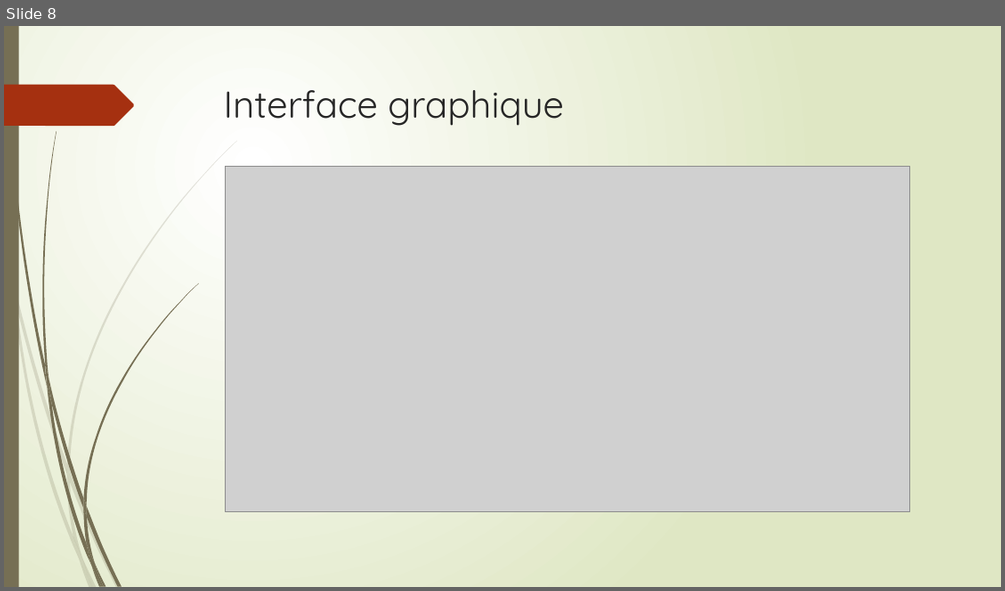
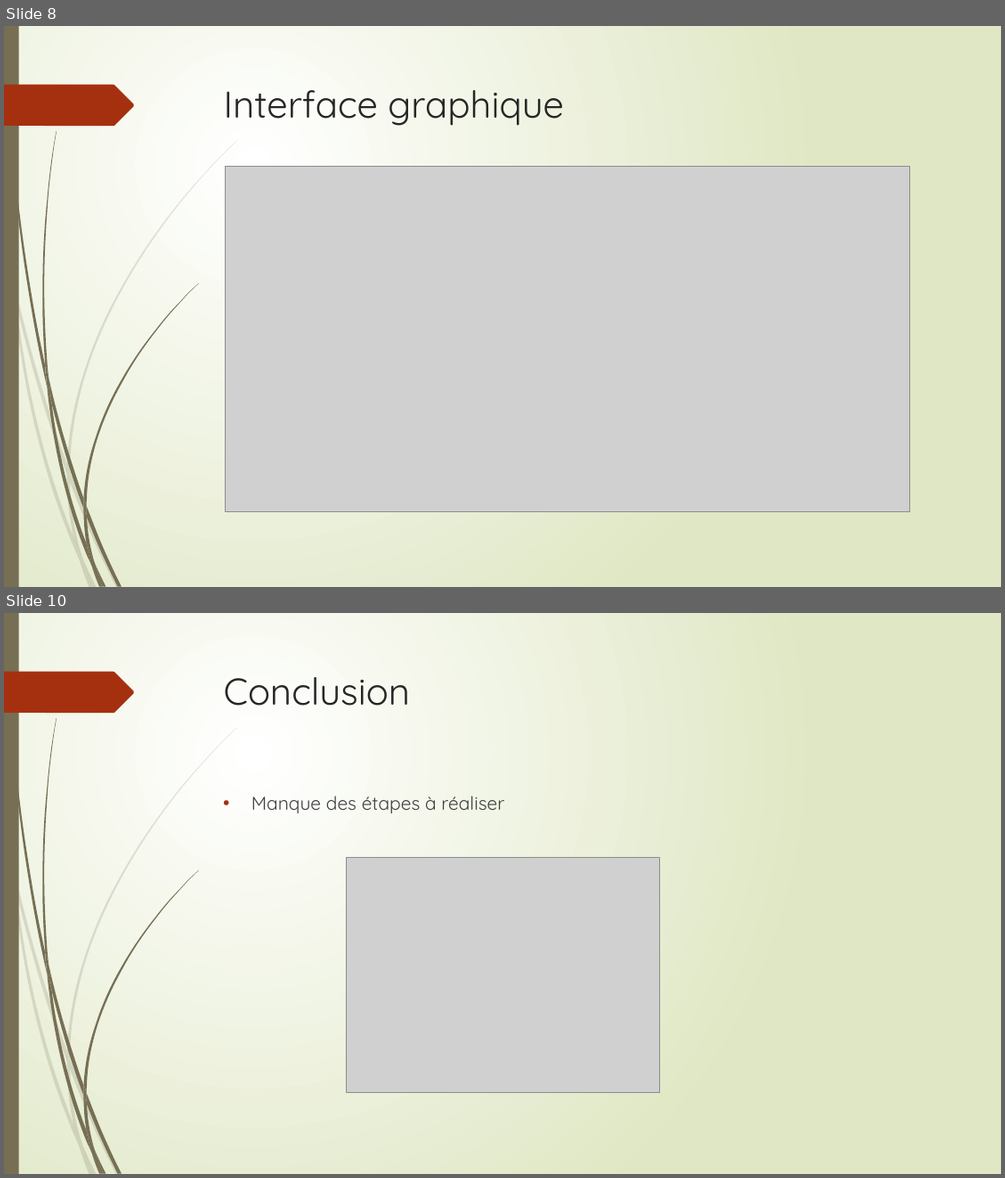
Before and after one commit to alexgwadou/projetB13, a slide deck: Projet Internet des Objets.pptx. Shown one above the other, each under a label of ours: slide 8 before the commit, slides 8 and 10 after it; the slides between them are not shown. The pictures are 1005x591 and 1005x1178 pixels, drawn with LibreOffice and Linux fonts; fonts in the diff are those of the drawing; grey boxes stand for pictures. Boxes give left, top, right and bottom in pixels: in the first picture for what was removed or moved away, otherwise in the second. Text is boxed around its words. In the diff, an @@ line names an element or a change of style, - is before the commit and + after.

```diff
--- a/Projet Internet des Objets.pptx
+++ b/Projet Internet des Objets.pptx
@@ slide 10 added at (x1=4, y1=613, x2=1001, y2=1174), background gradient #FFFFFF to #DFE8C4; not listed: 24 template elements that a slide beside it also shows @@
@@ title added at (x1=224, y1=677, x2=410, y2=706), 36 pt, text #262626 @@
+Conclusion
@@ text added at (x1=251, y1=795, x2=504, y2=813), 18 pt, text #404040 @@
+• Manque des étapes à réaliser
@@ picture added at (x1=346, y1=858, x2=660, y2=1093) @@
```
Also in this commit, not shown: 1 slide changed, 1 other slide added, 1 other file.
